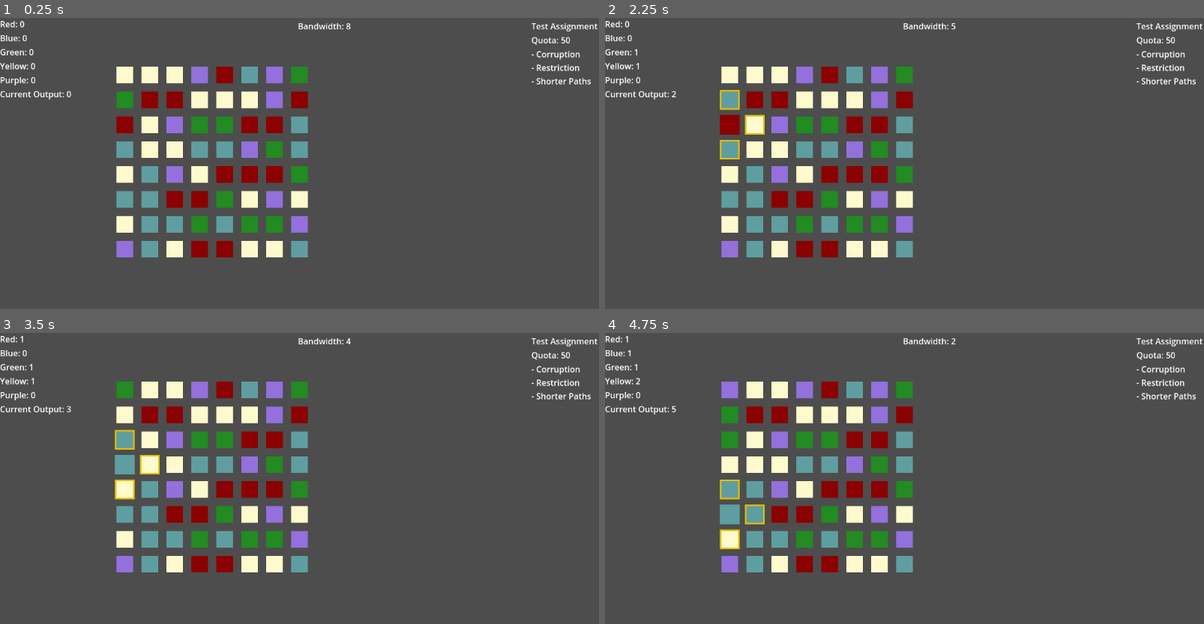
Above: before the commit, frames 1-4 (two rows, left to right).
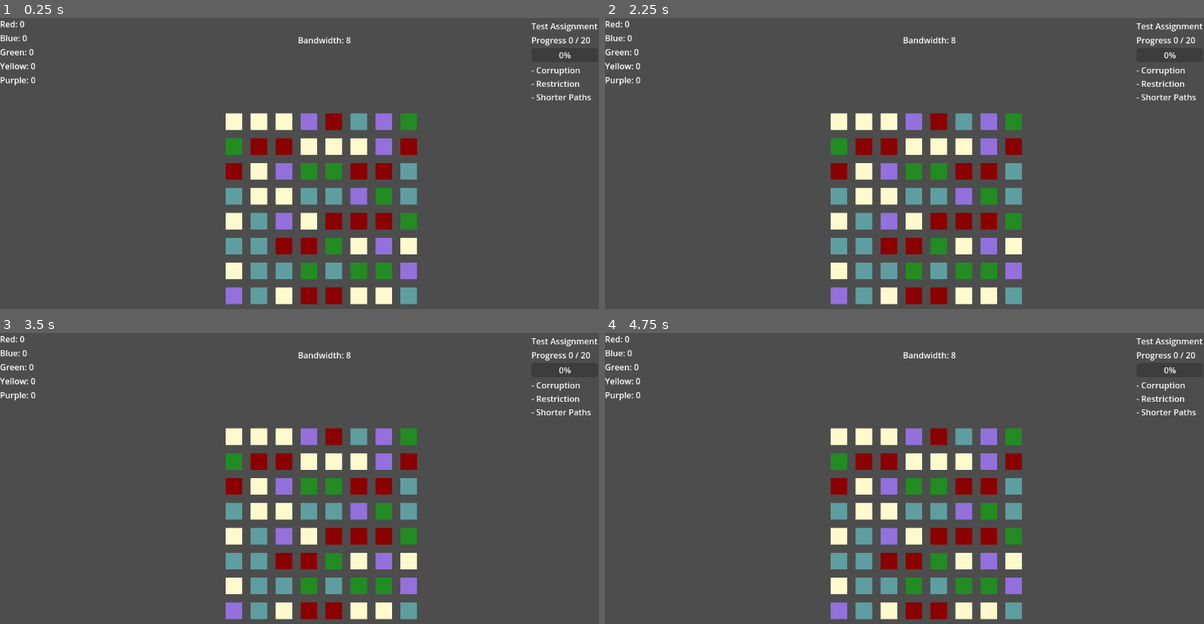
Above: after the commit, the same moments.

Repository: owenrolleman/ComboJoy
Game: Godot game, scene res://scenes/Main.tscn
The game is run twice, just before and just after one commit, with the same random seed, the same clock (stepped at 60 frames per second) and the same inputs.
Inputs (mouse positions are in pixels of both pictures, inside the frame that each line leads up to):
- Up to frame 1 (0.25 s): no input
- Up to frame 2 (2.25 s): tap Enter (execute) at 0.5, 1.35, 2 s; move the mouse to (730, 76) at 0.52 s; hold Enter (execute) 0.53-1.28 s; click (730, 76) at 0.67 s; tap Space at 1.25 s; move the mouse to (730, 99) at 1.27 s; click (730, 99) at 1.42 s; move the mouse to (730, 125) at 2.02 s; hold Enter (execute) from 2.03 s (still down); click (730, 125) at 2.17 s
- Up to frame 3 (3.5 s): tap Space at 2.75 s; move the mouse to (125, 463) at 2.77 s; release Enter (execute) at 2.78 s; tap Enter (execute) at 2.85 s; click (125, 463) at 2.92 s
- Up to frame 4 (4.75 s): tap Enter (execute) at 3.5, 4.35 s; move the mouse to (730, 490) at 3.52 s; hold Enter (execute) 3.53-4.28 s; click (730, 490) at 3.67 s; tap Space at 4.25 s; move the mouse to (730, 513) at 4.27 s; click (730, 513) at 4.42 s

The runs differ from the first frame. In frame 1, 20% of the frame differs, in the area x 0-99%, y 1-99%; in frame 2, 20%; in frame 3, 20%; in frame 4, 20%.

Commit message:
UI panel work, assignmentmanager progress

Diff:
--- a/resources/test_assignment.tres
+++ b/resources/test_assignment.tres
@@ -8,5 +8,5 @@
 [resource]
 script = ExtResource("1_fannb")
 name = "Test Assignment"
-quota = 50
+quota = 20
 modifiers = Array[Resource("res://scripts/RuleModifier.gd")]([ExtResource("1_fr3n6"), ExtResource("2_hed0i"), ExtResource("3_8c5ba")])
--- a/scenes/AssignmentPanel.tscn
+++ b/scenes/AssignmentPanel.tscn
@@ -1,6 +1,6 @@
 [gd_scene load_steps=2 format=3 uid="uid://c26pihniqyxte"]
 
-[ext_resource type="Script" path="res://scenes/AssignmentPanel.gd" id="1_60sof"]
+[ext_resource type="Script" path="res://scripts/AssignmentPanel.gd" id="1_60sof"]
 
 [node name="AssignmentPanel" type="Control"]
 layout_mode = 3
@@ -20,7 +20,14 @@
 [node name="AssignmentName" type="Label" parent="VBoxContainer"]
 layout_mode = 2
 
+[node name="ProgressLabel" type="Label" parent="VBoxContainer"]
+layout_mode = 2
+
+[node name="ProgressBar" type="ProgressBar" parent="VBoxContainer"]
+layout_mode = 2
+
 [node name="QuotaLabel" type="Label" parent="VBoxContainer"]
+visible = false
 layout_mode = 2
 
 [node name="ModifierLabel" type="Label" parent="VBoxContainer"]
--- a/scenes/BandwidthPanel.gd
+++ /dev/null
@@ -1,8 +0,0 @@
-class_name BandwidthPanel
-extends Control
-
-@onready var bandwidth_label = $BandwidthLabel
-var selection_manager: SelectionManager
-
-func update_display():
-	bandwidth_label.text = "Bandwidth: " + str(selection_manager.bandwidth)
--- a/scenes/BandwidthPanel.tscn
+++ /dev/null
@@ -1,18 +0,0 @@
-[gd_scene load_steps=2 format=3 uid="uid://c1utypvu485y"]
-
-[ext_resource type="Script" path="res://scenes/BandwidthPanel.gd" id="1_vqqob"]
-
-[node name="BandwidthPanel" type="Control"]
-layout_mode = 3
-anchors_preset = 0
-offset_left = 573.0
-offset_top = 4.0
-offset_right = 613.0
-offset_bottom = 44.0
-script = ExtResource("1_vqqob")
-
-[node name="BandwidthLabel" type="Label" parent="."]
-layout_mode = 0
-offset_right = 40.0
-offset_bottom = 23.0
-metadata/_edit_lock_ = true
--- a/scenes/CellScene.tscn
+++ b/scenes/CellScene.tscn
@@ -10,6 +10,7 @@
 script = ExtResource("1_g8t06")
 valid_target_color = Color(0.898039, 0.760784, 0, 0.984314)
 hovering_color = Color(0.592157, 0.941176, 1, 0.831373)
+selected_color = Color(0.913725, 0.129412, 0.741176, 0.831373)
 
 [node name="Area2D" type="Area2D" parent="."]
 
--- a/scenes/Main.tscn
+++ b/scenes/Main.tscn
@@ -5,7 +5,7 @@
 [ext_resource type="Script" path="res://scripts/SelectionManager.gd" id="3_mdnat"]
 [ext_resource type="Script" path="res://scripts/ResourceManager.gd" id="5_csnx6"]
 [ext_resource type="PackedScene" uid="uid://c26pihniqyxte" path="res://scenes/AssignmentPanel.tscn" id="5_i6iag"]
-[ext_resource type="PackedScene" uid="uid://c1utypvu485y" path="res://scenes/BandwidthPanel.tscn" id="5_i6lb7"]
+[ext_resource type="PackedScene" uid="uid://c1utypvu485y" path="res://scenes/PlayerStatePanel.tscn" id="5_i6lb7"]
 [ext_resource type="Script" path="res://scripts/AssignmentManager.gd" id="6_aukqu"]
 [ext_resource type="Resource" uid="uid://cjujesjk1441o" path="res://resources/test_assignment.tres" id="7_l8dn3"]
 [ext_resource type="PackedScene" uid="uid://3g3oy14xss4y" path="res://scenes/ResourcePanel.tscn" id="8_a5ypu"]
@@ -14,6 +14,7 @@
 script = ExtResource("1_d05vg")
 
 [node name="Board" parent="." node_paths=PackedStringArray("selection_manager") instance=ExtResource("1_b0o4e")]
+position = Vector2(450, 200)
 selection_manager = NodePath("../Systems/SelectionManager")
 
 [node name="UI" type="CanvasLayer" parent="."]
@@ -22,7 +23,7 @@
 
 [node name="AssignmentPanel" parent="UI" instance=ExtResource("5_i6iag")]
 
-[node name="BandwidthPanel" parent="UI" instance=ExtResource("5_i6lb7")]
+[node name="PlayerStatePanel" parent="UI" instance=ExtResource("5_i6lb7")]
 
 [node name="Systems" type="Node2D" parent="."]
 
--- /dev/null
+++ b/scenes/PlayerStatePanel.tscn
@@ -0,0 +1,26 @@
+[gd_scene load_steps=2 format=3 uid="uid://c1utypvu485y"]
+
+[ext_resource type="Script" path="res://scripts/PlayerStatePanel.gd" id="1_vqqob"]
+
+[node name="PlayerStatePanel" type="Control"]
+layout_mode = 3
+anchors_preset = 0
+offset_left = 573.0
+offset_top = 4.0
+offset_right = 613.0
+offset_bottom = 44.0
+script = ExtResource("1_vqqob")
+
+[node name="VBoxContainer" type="VBoxContainer" parent="."]
+layout_mode = 0
+offset_right = 40.0
+offset_bottom = 40.0
+alignment = 1
+
+[node name="BandwidthLabel" type="Label" parent="VBoxContainer"]
+layout_mode = 2
+metadata/_edit_lock_ = true
+
+[node name="StressLabel" type="Label" parent="VBoxContainer"]
+layout_mode = 2
+text = "Stress Placeholder Text"
--- a/scenes/ResourcePanel.tscn
+++ b/scenes/ResourcePanel.tscn
@@ -1,11 +1,11 @@
 [gd_scene load_steps=2 format=3 uid="uid://3g3oy14xss4y"]
 
-[ext_resource type="Script" path="res://scenes/ResourcePanel.gd" id="1_s0wvt"]
+[ext_resource type="Script" path="res://scripts/ResourcePanel.gd" id="1_7g4t6"]
 
 [node name="ResourcePanel" type="VBoxContainer"]
 offset_right = 40.0
 offset_bottom = 40.0
-script = ExtResource("1_s0wvt")
+script = ExtResource("1_7g4t6")
 
 [node name="RedLabel" type="Label" parent="."]
 layout_mode = 2
@@ -21,6 +21,3 @@
 
 [node name="PurpleLabel" type="Label" parent="."]
 layout_mode = 2
-
-[node name="OutputLabel" type="Label" parent="."]
-layout_mode = 2
--- a/scripts/AssignmentData.gd
+++ b/scripts/AssignmentData.gd
@@ -3,11 +3,9 @@
 
 @export var name: String
 @export var quota: int
-
 @export var modifiers: Array[RuleModifier]
 
 func has_modifier(name: String) -> bool:
-
 	for modifier in modifiers:
 		if modifier.modifier_name == name:
 			return true
--- a/scripts/AssignmentManager.gd
+++ b/scripts/AssignmentManager.gd
@@ -1,7 +1,11 @@
 class_name AssignmentManager
 extends Node2D
 
+signal gained_output
+
 @export var current_assignment: AssignmentData
+
+var current_progress: int = 0
 
 func _ready():
 
@@ -14,3 +18,13 @@
 	print("Modifiers:")
 	for modifier in current_assignment.modifiers:
 		print("- ", modifier.name)
+
+func add_output(value: int):
+	current_progress += value
+	gained_output.emit(current_progress, current_assignment.quota)
+
+func get_quota() -> int:
+	return current_assignment.quota
+
+func end_assignment():
+	print("Assignment over")
--- a/scenes/AssignmentPanel.gd
+++ b/scripts/AssignmentPanel.gd
@@ -2,12 +2,14 @@
 extends Control
 
 @onready var assignment_name_label = $VBoxContainer/AssignmentName
+@onready var progress_label = $VBoxContainer/ProgressLabel
+@onready var progress_bar = $VBoxContainer/ProgressBar
 @onready var quota_label = $VBoxContainer/QuotaLabel
 @onready var modifier_label = $VBoxContainer/ModifierLabel
 
 var assignment_manager: AssignmentManager
 
-func update_display():
+func update_display_info():
 	if assignment_manager == null:
 		return
 
@@ -18,13 +20,19 @@
 
 	# Build Labels
 	assignment_name_label.text = assignment.name
-	quota_label.text = "Quota: " + str(assignment.quota)
+	update_progress(assignment_manager.current_progress, assignment_manager.get_quota())
 	var modifier_text: String = ""
 
 	for modifier in assignment.modifiers:
 		modifier_text += "- " + modifier.name + "\n"
 
 	modifier_label.text = modifier_text
+
+
+func update_progress(progress: int, quota: int):
+	progress_label.text = ("Progress %d / %d" % [progress, quota])
+	progress_bar.max_value = quota
+	progress_bar.value = progress
 
 # Called when the node enters the scene tree for the first time.
 func _ready():
--- a/scripts/CellNode.gd
+++ b/scripts/CellNode.gd
@@ -8,6 +8,9 @@
 @export var cell_size: int = 48
 @export var valid_target_color: Color = Color(Color.ORANGE, .6)
 @export var hovering_color: Color = Color(Color.CYAN, .6)
+@export var selected_color: Color = Color(Color.WHITE, .6)
+@export var targetted_scale: Vector2 = Vector2(1.4, 1.4)
+@export var default_scale: Vector2 = Vector2(1.2, 1.2)
 @onready var highlight_sprite: Sprite2D = $HighlightSprite
 
 var grid_position: Vector2i
@@ -34,12 +37,15 @@
 
 # VISUAL CONTROL
 func update_visuals():
-	highlight_sprite.visible = is_valid_target
-	if is_hovered:
-		highlight_sprite.scale = Vector2(1.4, 1.4)
+	highlight_sprite.visible = is_valid_target or is_selected
+	if is_selected:
+		highlight_sprite.scale = targetted_scale
+		highlight_sprite.modulate = selected_color
+	elif is_hovered:
+		highlight_sprite.scale = targetted_scale
 		highlight_sprite.modulate = hovering_color
 	else:
-		highlight_sprite.scale = Vector2(1.2, 1.2)
+		highlight_sprite.scale = default_scale
 		highlight_sprite.modulate = valid_target_color
 
 # HELPERS
@@ -62,6 +68,9 @@
 func has_tile():
 	return tile != null
 
+func get_cost() -> int:
+	return tile.cost
+
 func set_selected(value: bool):
 	is_selected = value
 	if tile: tile.set_selected(value)
--- a/scripts/Main.gd
+++ b/scripts/Main.gd
@@ -6,20 +6,20 @@
 @onready var resource_panel = $UI/ResourcePanel
 @onready var assignment_panel = $UI/AssignmentPanel
 @onready var assignment_manager = $Systems/AssignmentManager
-@onready var bandwidth_panel = $UI/BandwidthPanel
+@onready var player_state_panel = $UI/PlayerStatePanel
 
 func _ready():
-	bandwidth_panel.selection_manager = selection_manager
-	bandwidth_panel.update_display()
+	player_state_panel.update_display(selection_manager.max_bandwidth)
 
 	# Setup selection manager connections
 	selection_manager.board = board
-	selection_manager.resource_manager = resource_manager
-	selection_manager.bandwidth_changed.connect(bandwidth_panel.update_display)
-
+	selection_manager.bandwidth_changed.connect(player_state_panel.update_display)
+	selection_manager.resources_collected.connect(resource_manager.add_resources)
+	selection_manager.output_updated.connect(assignment_manager.add_output)
 	# Assignment Manager + Panel link
 	assignment_panel.assignment_manager = assignment_manager
-	assignment_panel.update_display()
+	assignment_manager.gained_output.connect(assignment_panel.update_progress)
+	assignment_panel.update_display_info()
 
 	# Link resource panel to manager
 	resource_panel.resource_manager = resource_manager
--- /dev/null
+++ b/scripts/PlayerStatePanel.gd
@@ -0,0 +1,8 @@
+class_name PlayerStatePanel
+extends Control
+
+@onready var stress_label = $VBoxContainer/StressLabel
+@onready var bandwidth_label = $VBoxContainer/StressLabel
+
+func update_display(bandwidth: int):
+	bandwidth_label.text = "Bandwidth: " + str(bandwidth)
--- a/scripts/ResourceManager.gd
+++ b/scripts/ResourceManager.gd
@@ -9,8 +9,6 @@
 var yellow_res := 0
 var purple_res := 0
 
-var generated_output := 0
-
 func _ready():
 	pass
 
@@ -21,8 +19,4 @@
 	green_res += counts.get(Tile.TileType.GREEN, 0)
 	yellow_res += counts.get(Tile.TileType.YELLOW, 0)
 	purple_res += counts.get(Tile.TileType.PURPLE, 0)
-	calculate_output()
 	resources_changed.emit()
-
-func calculate_output():
-	generated_output = red_res + blue_res + green_res + yellow_res + purple_res
--- a/scenes/ResourcePanel.gd
+++ b/scripts/ResourcePanel.gd
@@ -6,7 +6,6 @@
 @onready var green_label = $GreenLabel
 @onready var yellow_label = $YellowLabel
 @onready var purple_label = $PurpleLabel
-@onready var output_label = $OutputLabel
 
 var resource_manager: ResourceManager
 
@@ -16,7 +15,6 @@
 	green_label.text = "Green: " + str(resource_manager.green_res)
 	yellow_label.text = "Yellow: " + str(resource_manager.yellow_res)
 	purple_label.text = "Purple: " + str(resource_manager.purple_res)
-	output_label.text = "Current Output: " + str(resource_manager.generated_output)
 
 # Called when the node enters the scene tree for the first time.
 func _ready():
--- a/scripts/SelectionManager.gd
+++ b/scripts/SelectionManager.gd
@@ -2,12 +2,15 @@
 extends Node2D
 
 signal bandwidth_changed
+signal bandwidth_depleted
+signal resources_collected
+signal output_updated
 
 var board: Board
-var resource_manager: ResourceManager
 
 var current_path: Array[CellNode] = []
 @export var bandwidth: int = 8
+@export var max_bandwidth: int = 8
 
 func has_active_path():
 	return current_path.size() > 0
@@ -27,7 +30,7 @@
 # Adds 'value' to bandwidth, emits to UI
 func update_bandwidth(value: int):
 	bandwidth += value
-	bandwidth_changed.emit()
+	bandwidth_changed.emit(bandwidth)
 
 func backtrack_to_cell(cell):
 	var index = current_path.find(cell)
@@ -49,7 +52,9 @@
 	return dx + dy == 1
 
 func add_cell(cell):
-	if bandwidth <= 0:
+	# Checks if the player can afford to select a tile that costs 1 BW to select
+	# TODO: Implement different BW costs on tiles (heavy modifier)
+	if !can_afford(1):
 		print("No more bandwidth")
 		return
 
@@ -79,7 +84,7 @@
 	var neighbors = board.get_neighbors(last_cell)
 
 	for neighbor in neighbors:
-		if neighbor not in current_path:
+		if neighbor not in current_path and can_afford(neighbor.get_cost()):
 			neighbor.set_valid_target(true)
 
 func _input(event):
@@ -132,10 +137,24 @@
 
 	print("Executing path...")
 	var counts = score_path()
-
-	resource_manager.add_resources(counts)
+	resources_collected.emit(counts)
+	var output = calculate_output(counts)
+	output_updated.emit(output)
 	board.clear_tiles(current_path)
 	board.apply_gravity_down()
 	clear_path()
 	board.refill_board()
 	print(counts)
+
+func is_out_of_bandwidth():
+	return bandwidth <= 0
+
+func can_afford(cost: int):
+	return bandwidth >= cost
+
+func calculate_output(counts: Dictionary) -> int:
+	var output: int = 0
+	for color in counts:
+		output += counts[color]
+
+	return output
--- a/scripts/Tile.gd
+++ b/scripts/Tile.gd
@@ -12,6 +12,8 @@
 var tile_type: TileType
 var is_hovered: bool = false
 var is_selected: bool = false
+
+var cost: int = 1
 
 func setup(type: TileType):
 	tile_type = type
